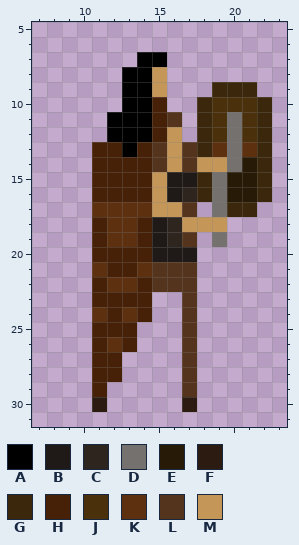
Pixel-art sprite -- Duel/media/knight/knight_block_2.png. The picture above was drawn from the file before the commit.
The file is 32x32 pixels. Shown: x 7..23, y 5..31.
Palette (. is transparent): A #000000  B #1f1a17  C #2e251f  D #74716e  E #271a07  F #2b1b10  G #3b270b  H #462107  J #4b300c  K #5d3010  L #55341d  M #c49758
Pixels before, first column x 11:
 7 ...AA.......
 8 ..AAM.......
 9 ..AAM...GGG.
10 ..AAH..GJJJG
11 .AAAHL.GJDJG
12 .AAAHM.GJDJG
13 HHAHLMLGKDKG
14 HHHHLMLMMDEG
15 HHHHMBBGDEEG
16 HHHHMBCGDEEG
17 KKKKMML.DGG.
18 HKKHBCMMM...
19 HKKHBCL.D...
20 HHHHBBB.....
21 KHHKLLL.....
22 HKKHLLL.....
23 HHHH..L.....
24 KHKH..L.....
25 HHH...L.....
26 HKH...L.....
27 HH....L.....
28 HH....L.....
29 H.....L.....
30 F.....F.....
Once edited:
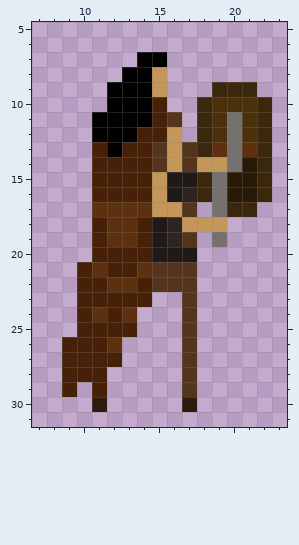
Difference:
y 9..10: x 12 . -> A
y 11: x 11 . -> A
y 12: x 11 . -> A; x 14 A -> H
y 13: x 12..13 HA -> AH
y 21..23: x 10 . -> H
y 24: x 10 . -> H; x 14 H -> .
y 25: x 10 . -> H
y 26: x 9..10 .. -> HH; x 13 H -> .
y 27: x 9..10 .. -> HH
y 28: x 9..10 .. -> HH; x 12 H -> .
y 29: x 9 . -> H
Changed places in both pictures, as pixel boxes (x1, y1, x2, y2):
changed: (92, 82, 152, 157)
changed: (62, 262, 152, 397)
